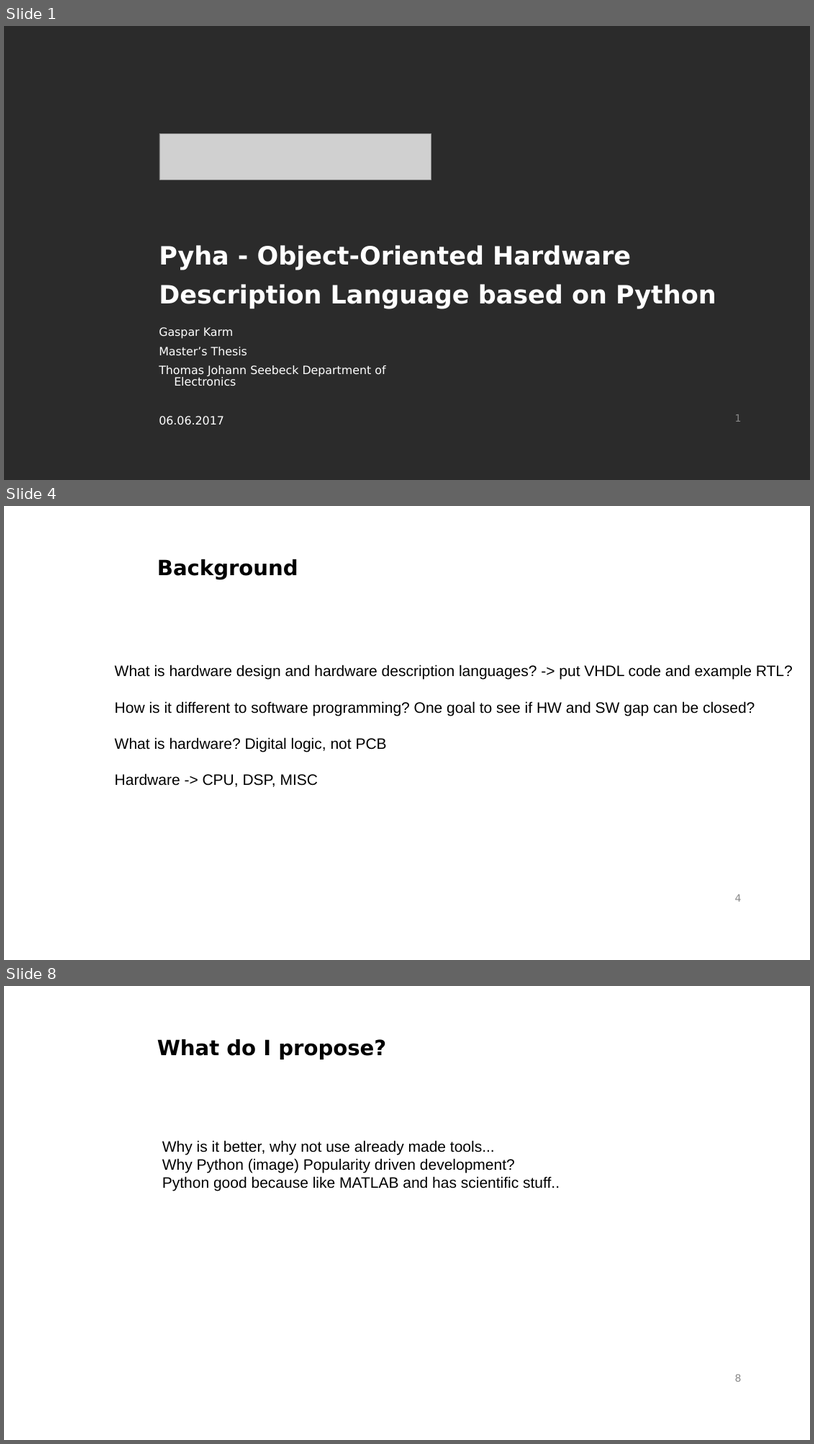
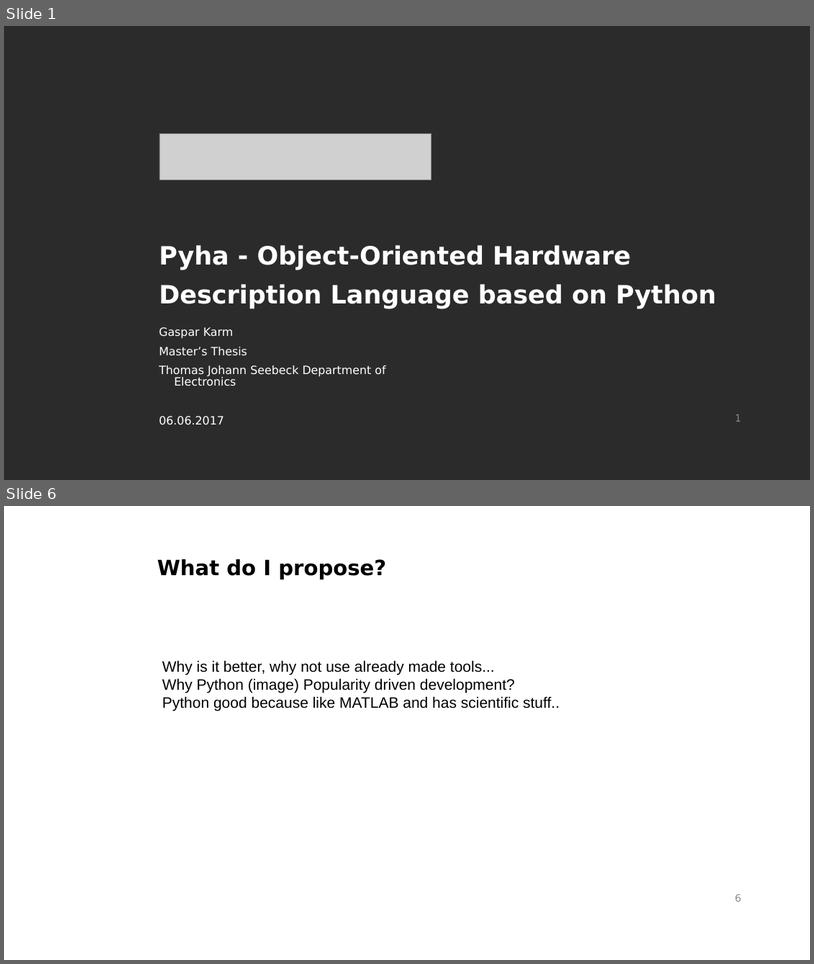
Before and after one commit to gasparka/thesis, a slide deck: presentation.odp. Shown one above the other, each under a label of ours: slides 1, 4 and 8 before the commit, slides 1 and 6 after it; the slides between them are not shown. The pictures are 814x1444 and 814x964 pixels, drawn with LibreOffice and Linux fonts; fonts in the diff are those of the drawing; grey boxes stand for pictures; background and template pictures are left out; a plain dark background stands for a picture behind light text. Boxes give left, top, right and bottom in pixels: in the first picture for what was removed or moved away, otherwise in the second. Text is boxed around its words. In the diff, an @@ line names an element or a change of style, - is before the commit and + after.

```diff
--- a/presentation.odp
+++ b/presentation.odp
@@ slide 4 removed at [4, 506, 810, 960], background #FFFFFF; not listed: 1 template element that a slide beside it also shows @@
@@ text removed at [157, 559, 298, 579] @@
-Background
@@ text removed at [115, 664, 793, 787] @@
-What is hardware design and hardware description languages? -> put VHDL code and example RTL?
-How is it different to software programming? One goal to see if HW and SW gap can be closed?
-What is hardware? Digital logic, not PCB
-Hardware -> CPU, DSP, MISC
@@ what was slide 8 is now slide 6 @@
```
Also in this commit, not shown: 3 slides changed, 7 slides added, 3 other slides removed, 3 other files.
